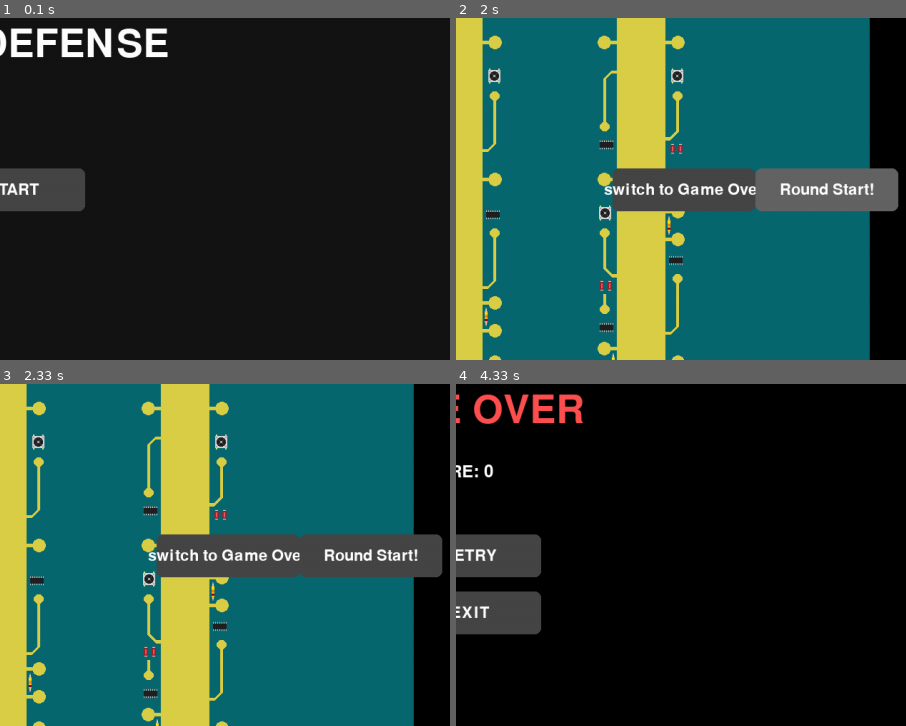
Above: before the commit, frames 1-4 (two rows, left to right).
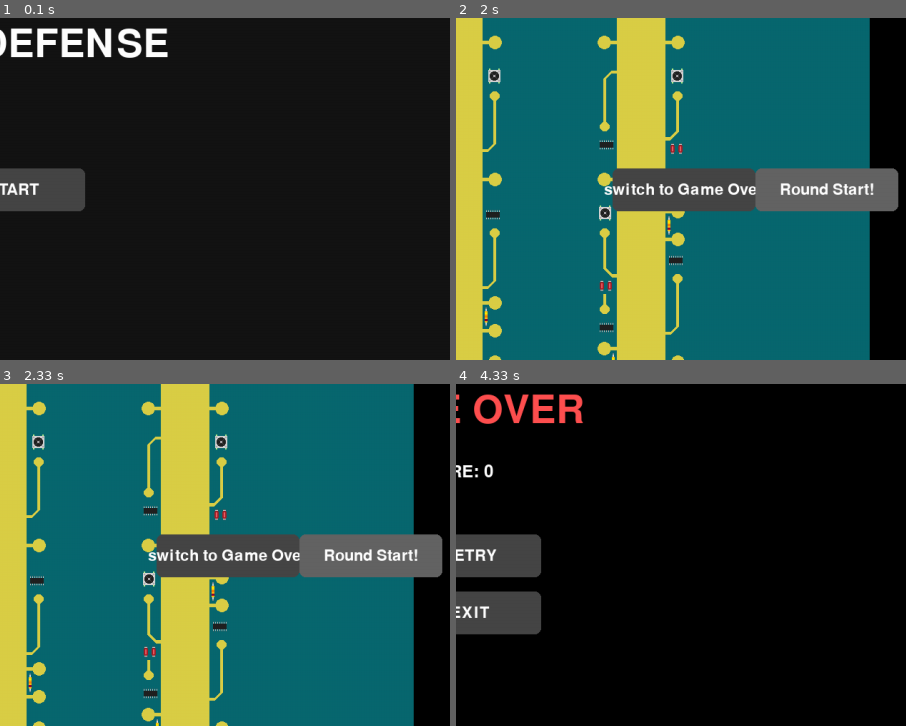
Above: after the commit, the same moments.

Repository: sdk0124/pygame_defense
Game: pygame game, started from main.py
Same seed, same stepped clock (60 frames per second), same inputs: the game is played once before the commit and once after it.
Inputs (mouse positions are % of the whole screen's width and height, from its top left):
- Up to frame 1 (0.1 s): no input
- Up to frame 2 (2 s): click "START" at 0.38 s; click "Round Start!" at 0.72 s; click "switch to Game Over" at 1.05 s; click (37, 43) at 1.38 s; click "Round Start!" at 1.72 s
- Up to frame 3 (2.33 s): click (87, 84) at 2.05 s
- Up to frame 4 (4.33 s): click "Round Start!" at 2.95 s; click (67, 86) at 3.28 s; click "switch to Game Over" at 4.18 s
The pictures show only the part of the screen within x 30-80%, y 20-70%; the shares and areas given below are measured in that part.

Frames 1-2 are identical in both runs. In frame 3, 3.4% of the frame differs, in the area x 66-99%, y 44-57%; in frame 4, nothing differs.

Commit message:
Fix enemy spawn bug

Diff:
--- a/entities/enemy.py
+++ b/entities/enemy.py
@@ -25,9 +25,9 @@
             self.target = Vector2(self.waypoints[self.target_waypoint_idx])
             self.movement = self.target - self.position
         else:
-            pass
             # 다 도달했으면 해당 적은 삭제되고 최종 방어 타워의 체력 1만큼 감소.
-            # self.kill()
+            print("collide with CPU!")
+            self.kill()
 
         dist = self.movement.length()
         move_amount = self.speed * (dt / 1000)
@@ -58,6 +58,6 @@
         surface.blit(self.image, self.rect)
         self.drew_health_bar(surface)
 
-    def update(self):
+    def update(self, dt):
         "적 상태 갱신"
-        self.move()
+        self.move(dt)
--- a/entities/enemyManager.py
+++ b/entities/enemyManager.py
@@ -15,6 +15,10 @@
 
     def set_wave(self, cur_wave_idx, wave_data):
         """라운드 시작 시 만들어야 할 적 목록 세팅"""
+        self.spawn_timer = 0
+        self.wave_queue.clear()
+        self.enemies.empty()
+
         spawn_enemy_data = wave_data[cur_wave_idx]["enemies"]
         self.spawn_delay = wave_data[cur_wave_idx]["spawn_delay"]
 
@@ -24,15 +28,20 @@
 
         print(self.wave_queue) # 체크용도
 
+    def is_wave_done(self):
+        """더 이상 생성할 적도 없고, 살아있는 적도 없는지 확인"""
+        return not self.wave_queue and len(self.enemies) == 0
+
     def spwan_enemy(self):
         """매 스폰 주기마다 적 생성"""
-        while self.spawn_timer >= self.spawn_delay and self.wave_queue:
+        while self.spawn_timer >= self.spawn_delay and len(self.wave_queue) != 0:
             enemy_type = self.wave_queue.popleft()
             enemy_data = self.enemy_data_table[enemy_type]
             new_enemy = Enemy(enemy_data, self.waypoints, self.image_table[enemy_type])
             self.enemies.add(new_enemy)
 
             self.spawn_timer -= self.spawn_delay
+            print(len(self.wave_queue)) # 확인용
 
     def update(self, dt):
         "모든 적 상태 갱신"
@@ -40,7 +49,7 @@
         self.spwan_enemy()
 
         for enemy in self.enemies:
-            enemy.move(dt)
+            enemy.update(dt)
 
     def draw(self, surface):
         "모든 적 그리기"
--- a/scenes/game_scene.py
+++ b/scenes/game_scene.py
@@ -16,7 +16,7 @@
         super().__init__(game)
         self.score = 0
         self.money = 0
-        self.current_round = 3
+        self.current_round = 1
         self.wave_active = False
         self.wave_data = WAVE_DATA
 
@@ -31,11 +31,13 @@
         self.round_start_btn = Button(800, 400, 200, 60, "Round Start!")
 
     def create_enemy_manager(self):
+        """enemyManager 생성"""
         enemy_images = load_enemy_images()
         waypoints = self.world.get_waypoints()
         return EnemyManager(waypoints, ENEMY_DATA, enemy_images)
 
     def go_to_game_end(self):
+        """게임 오버 화면으로 이동"""
         from scenes.end_scene import GameOverScene
         self.switch_to(GameOverScene(self.game, final_score=0))
 
@@ -47,13 +49,21 @@
             if self.end_button.handle_event(event):
                 self.go_to_game_end()
 
-            if self.round_start_btn.handle_event(event):
+            if not self.wave_active and self.round_start_btn.handle_event(event):
+                """
+                현재 웨이브가 비활성화 상태이고,
+                그 때 유저가 '웨이브 시작' 버튼을 누르면 웨이브 생성
+                """
                 self.enemy_manager.set_wave(self.current_round - 1, self.wave_data)
                 self.wave_active = True
 
     def update(self, dt):
         if self.wave_active:
             self.enemy_manager.update(dt)
+
+            if self.enemy_manager.is_wave_done():
+                self.wave_active = False
+                print("웨이브 종료") # 확인용
 
     def draw(self, screen):
         self.world.draw(screen)
